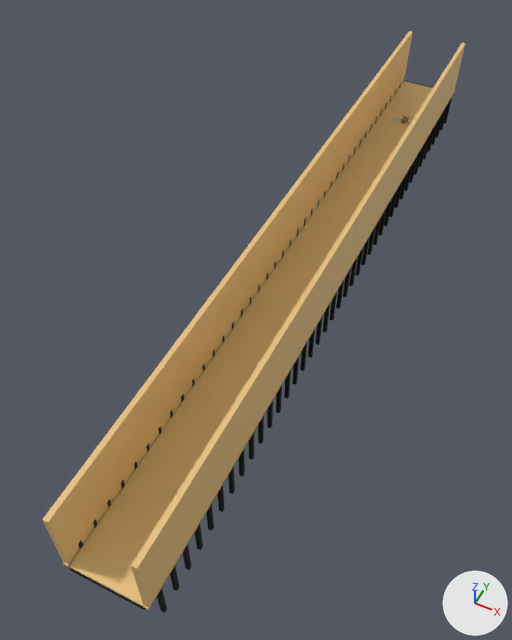
An edit to the OBJ model SimpleOpenGLTexturedLoader/SimpleOpenGLTexturedLoader/models/blender_imports.obj, drawn before and after from the same camera.
Camera for both pictures: a 50 mm camera at (39.9, -171.3, 109.0) aimed at (-7.0, -77.5, -8.3). Arrows for +X, +Y and +Z are at lower right; the lights stay in place. Where no turn or scale is listed for an object, it has been applied to the vertices.

Names of what the first picture shows: '13-BookshelfGround', '14-BookshelfBorderLeft', '15-BookshelfBorderRight', '3-Ground', '4-LeftBorder', '5-RightBorder', '6-LeftInvisibleWall', '7-RightInvisibleWall'.
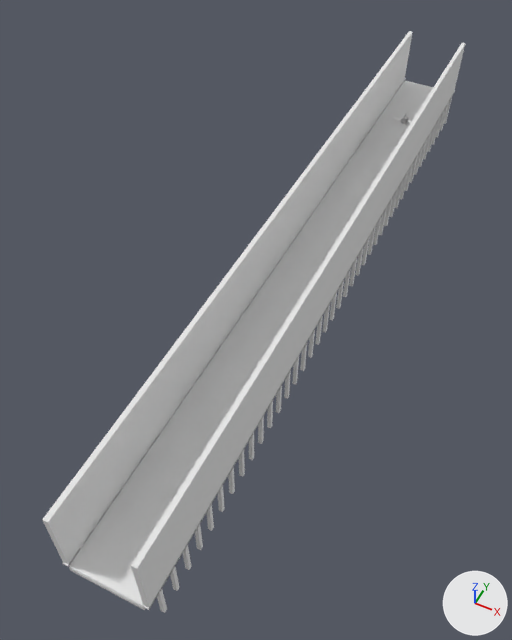
Location of each change, [x1, y1, x2, y2] in pixels of the pictures (512 x 640 px):
'3-Ground', recoloured: [69, 81, 433, 607] in both
'7-RightInvisibleWall', recoloured: [42, 31, 413, 566] in both
'6-LeftInvisibleWall', recoloured: [131, 43, 465, 608] in both
'15-BookshelfBorderRight', recoloured (black to white): [157, 98, 452, 613] in both
'14-BookshelfBorderLeft', recoloured: [78, 76, 405, 549] in both
'4-LeftBorder', recoloured: [143, 91, 455, 610] in both
'13-BookshelfGround', recoloured (black to white): [69, 81, 433, 610] in both
'5-RightBorder', recoloured: [63, 78, 406, 567] in both

What changed in the scene script:
```text
Change mat_material_008:
    mat_material_008.base_color: (0.0, 0.0, 0.0) -> (0.8, 0.8, 0.8)  # black #000000 -> white #e7e7e7
Change mat_material:
    mat_material.base_color: (0.8, 0.529, 0.208) -> (0.8, 0.8, 0.8)  # beige #e7c07e -> white #e7e7e7
```
